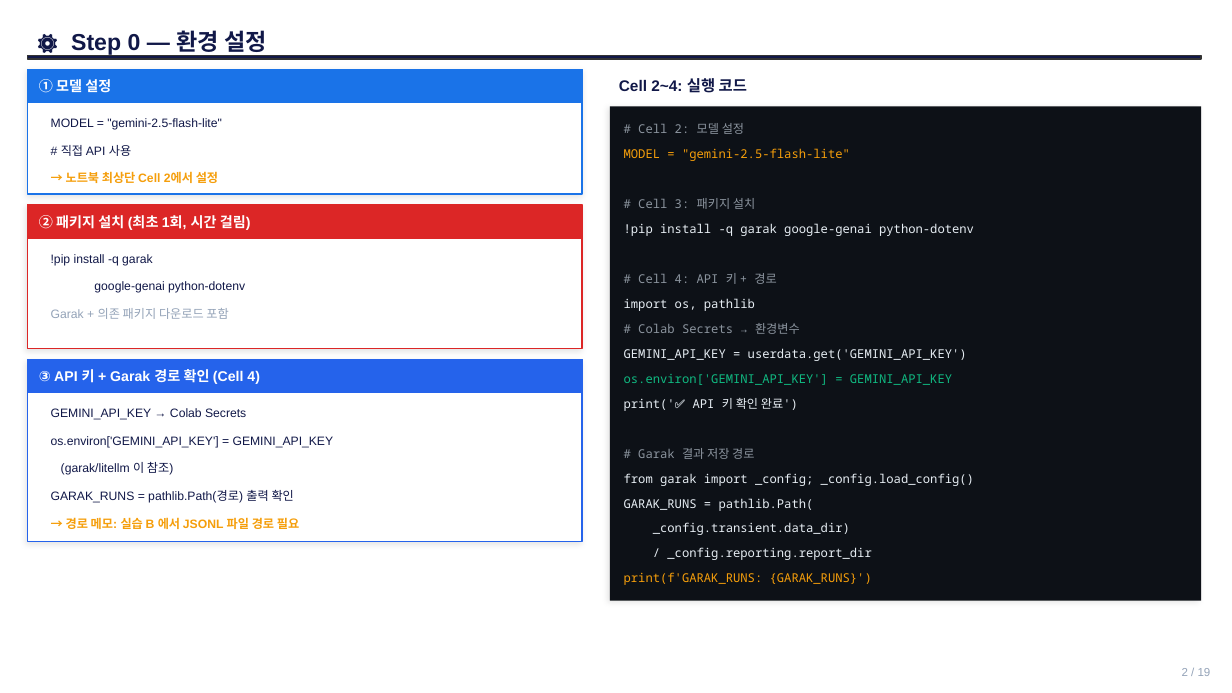
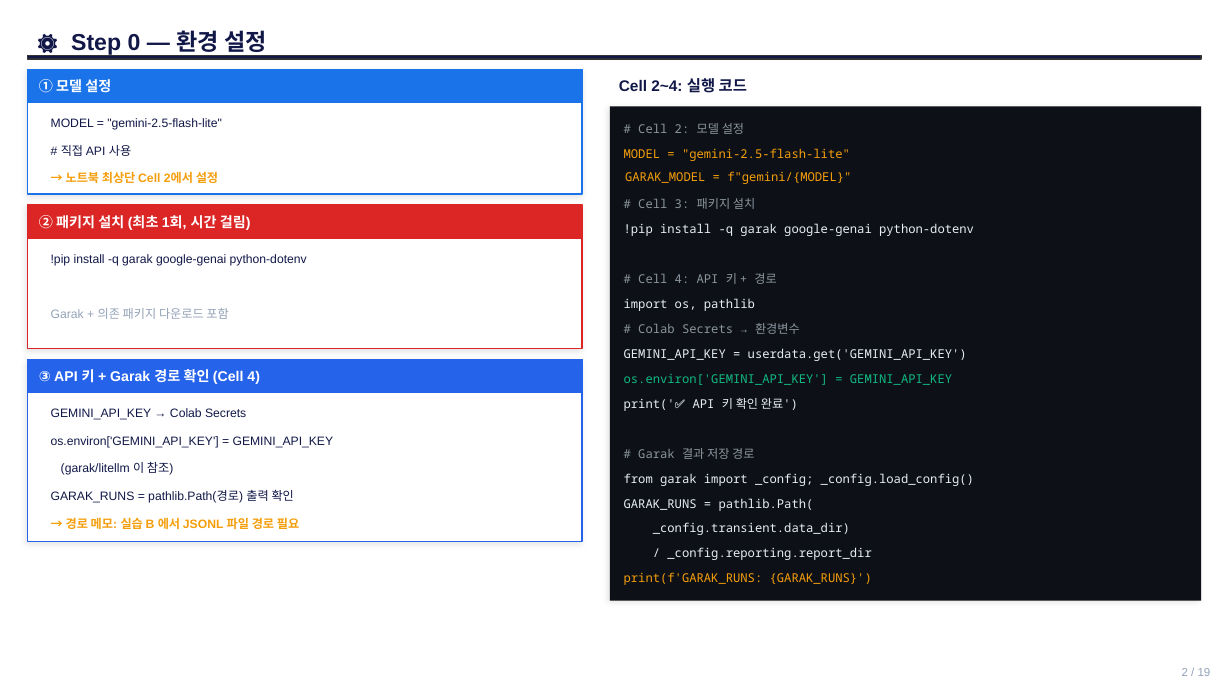
Before and after one commit to sulgik/security-workshop, a slide deck: slide 2 of 3일차_실습3_latest.pptx. Drawn at 1232x693 pixels with LibreOffice and Linux fonts; fonts in the diff are those of the drawing. Boxes give left, top, right and bottom in pixels: in the first picture for what was removed or moved away, otherwise in the second. Text is boxed around its words. In the diff, an @@ line names an element or a change of style, - is before the commit and + after.

```diff
--- a/3일차_실습3_latest.pptx
+++ b/3일차_실습3_latest.pptx
@@ text added at (625, 171, 851, 184), 9.5 pt, text #F59E0B @@
+GARAK_MODEL = f"gemini/{MODEL}"
@@ text at (51, 254, 307, 266): text changed @@
-!pip install -q garak
+!pip install -q garak google-genai python-dotenv
@@ text removed at (94, 281, 245, 293) @@
-google-genai python-dotenv
```
Also in this commit, not shown: 5 other slides changed, 2 other files.
